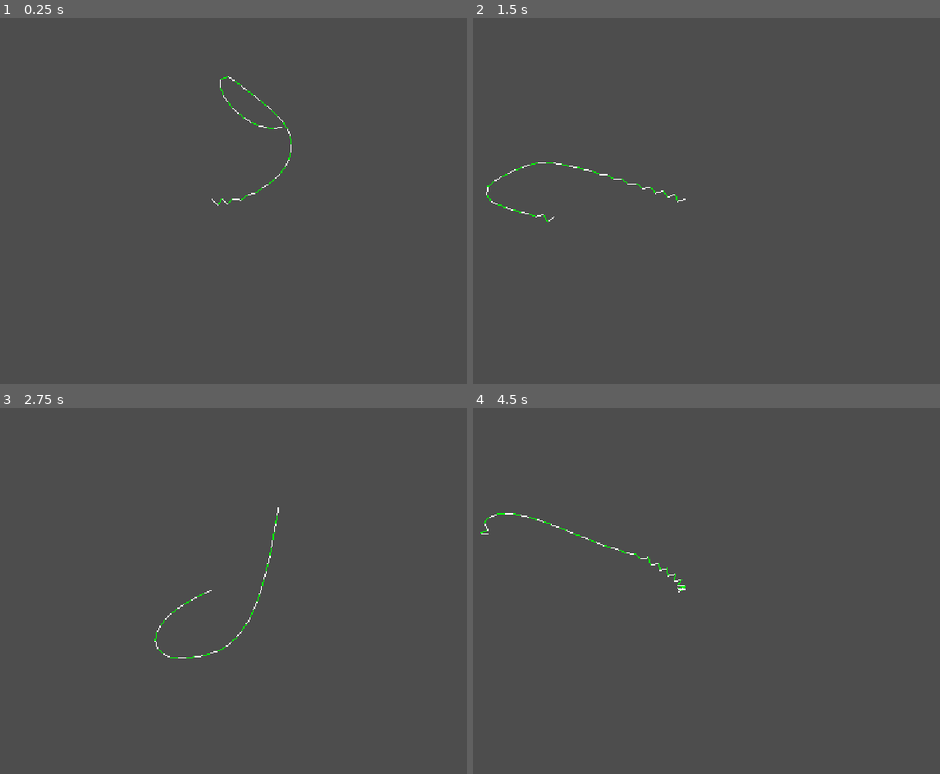
Above: before the commit, frames 1-4 (two rows, left to right).
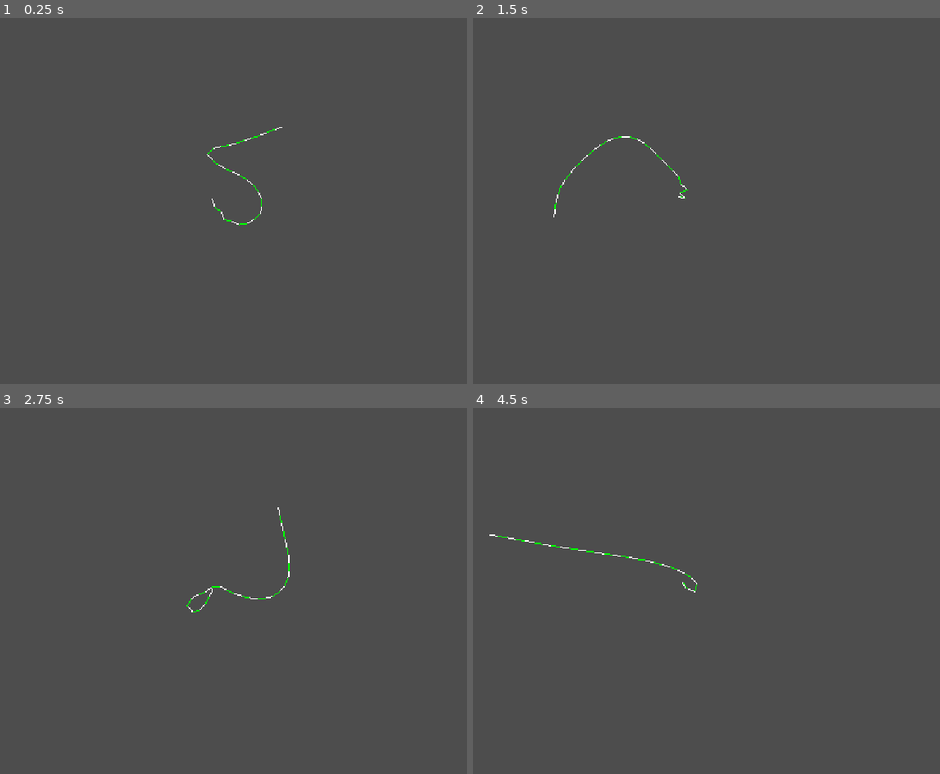
Above: after the commit, the same moments.

Repository: ElectricMolasses/godot-verlet-rope-test
Game: Godot game, scene res://RopeTest.tscn
The game is run twice, just before and just after one commit, with the same random seed, the same clock (stepped at 60 frames per second) and the same inputs. The project has no main scene, so this scene is started directly.
Inputs (mouse positions are in pixels of both pictures, inside the frame that each line leads up to):
- Up to frame 1 (0.25 s): no input
- Up to frame 2 (1.5 s): move the mouse to (827, 182) at 0.52 s; press the mouse at (827, 182) at 0.53 s; move the mouse to (552, 219) at 1.27 s; release the mouse at (552, 219) at 1.28 s; click (552, 219) at 1.35 s
- Up to frame 3 (2.75 s): move the mouse to (280, 506) at 2.02 s; press the mouse at (280, 506) at 2.03 s
- Up to frame 4 (4.5 s): move the mouse to (650, 664) at 2.77 s; release the mouse at (650, 664) at 2.78 s; click (650, 664) at 2.85 s; move the mouse to (883, 645) at 3.52 s; press the mouse at (883, 645) at 3.53 s; move the mouse to (487, 532) at 4.27 s; release the mouse at (487, 532) at 4.28 s; click (487, 532) at 4.35 s

The runs differ from the first frame. In frame 1, 0.3% of the frame differs, in the area x 44-63%, y 15-57%; in frame 2, 0.3%; in frame 3, 0.3%; in frame 4, 0.4%, in the area x 1-48%, y 28-51%.

Commit message:
Tiny refactor, moved verlet step into the VerletNode class.

Diff:
--- a/RopeTest.tscn
+++ b/RopeTest.tscn
@@ -8,6 +8,7 @@
 [node name="Rope" parent="." unique_id=1325020126 node_paths=PackedStringArray("head_anchor", "tail_anchor") instance=ExtResource("1_nu3sp")]
 head_anchor = NodePath("../HeadAnchor")
 tail_anchor = NodePath("../TailAnchor")
+total_nodes = 30
 
 [node name="Camera3D" type="Camera3D" parent="." unique_id=705640877]
 transform = Transform3D(1, 0, 0, 0, 1, 0, 0, 0, 1, 0, 0, 3.0215898)
--- a/rope.gd
+++ b/rope.gd
@@ -27,10 +27,10 @@
 		self.position = start_position
 		self.old_position = start_position
 
-func step_verlet(delta: float, node: VerletNode) -> void:
-	var temp: Vector2 = node.position
-	node.position += (node.position - node.old_position) + gravity * delta * delta
-	node.old_position = temp
+	func step(delta: float, gravity: Vector2) -> void:
+		var temp: Vector2 = self.position
+		self.position += (self.position - self.old_position) + gravity * delta * delta
+		self.old_position = temp
 
 func _ready() -> void:
 	nodes = []
@@ -58,7 +58,7 @@
 	for i in nodes.size():
 		var node: VerletNode = nodes[i]
 
-		step_verlet(delta, node)
+		node.step(delta, gravity)
 
 func apply_constraints() -> void:
 	for i in nodes.size()-1:
